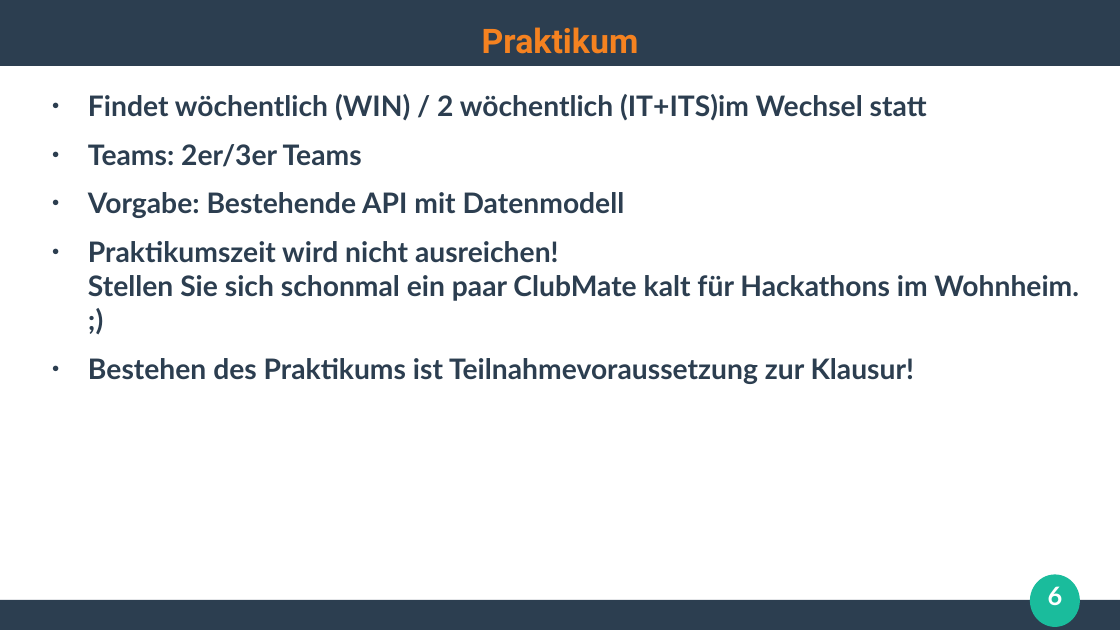
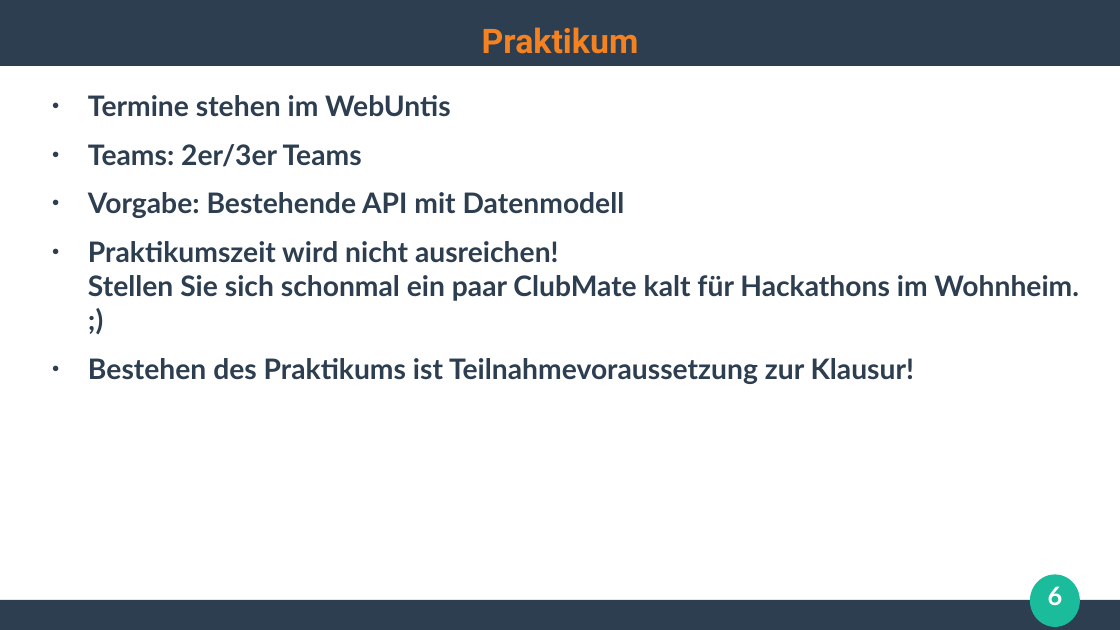
Before and after one commit to ghandmann/HS-AlbSig-WebAnwendungen2, a slide deck: slide 6 of Kapitel/00_Begruessung.odp. Drawn at 1120x630 pixels with LibreOffice and Linux fonts; fonts in the diff are those of the drawing. Boxes give left, top, right and bottom in pixels: in the first picture for what was removed or moved away, otherwise in the second. Text is boxed around its words. In the diff, an @@ line names an element or a change of style, - is before the commit and + after.

Commit message:
praktikumstermine siehe webuntis

```diff
--- a/Kapitel/00_Begruessung.odp
+++ b/Kapitel/00_Begruessung.odp
@@ text at [88,95,451,117]: text changed @@
-● Findet wöchentlich (WIN) / 2 wöchentlich (IT+ITS)im Wechsel statt
+● Termine stehen im WebUntis
```
